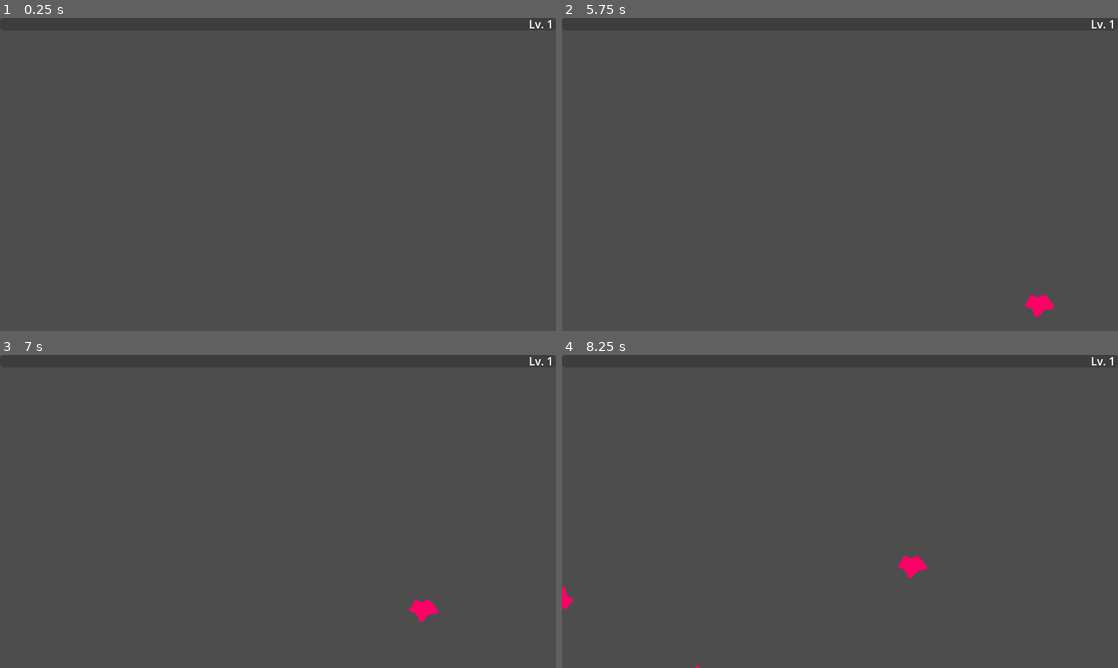
Above: before the commit, frames 1-4 (two rows, left to right).
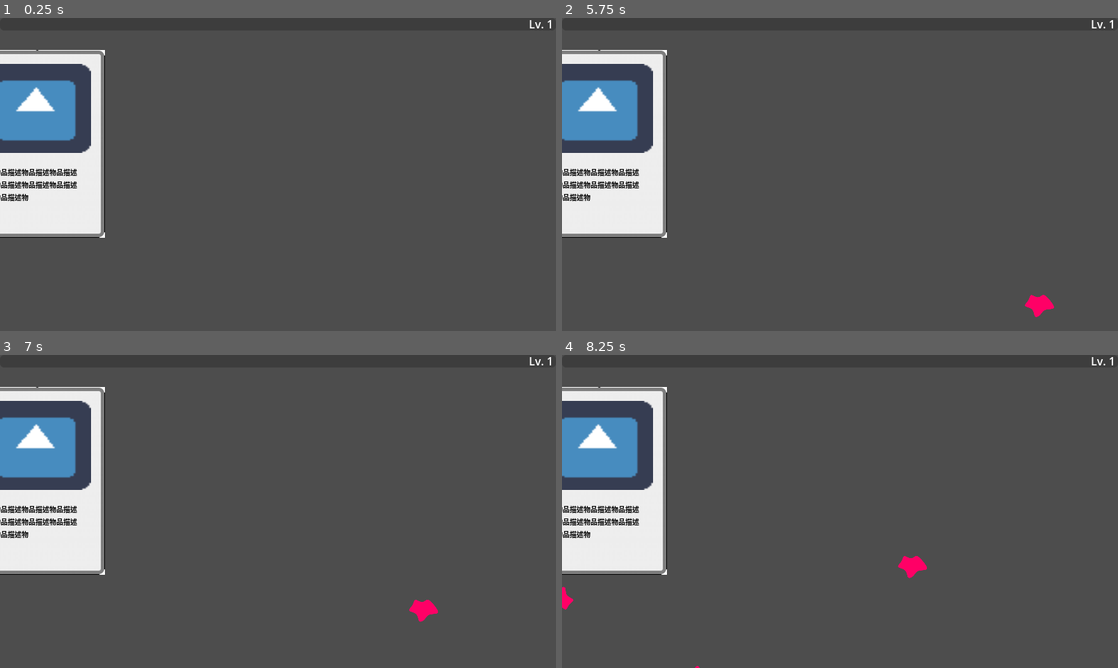
Above: after the commit, the same moments.

Repository: storyoftime66/ColorSurvivor
Game: Godot game, scene res://Levels/Main.tscn
Same seed, same stepped clock (60 frames per second), same inputs: the game is played once before the commit and once after it. The engine's default icon, where the game draws it, is replaced by a stand-in: a white triangle on a blue panel in a dark square.
Inputs:
- Up to frame 1 (0.25 s): no input
- Up to frame 2 (5.75 s): tap Enter at 0.5, 2, 3.5 s; hold D (move_right) 0.53-1.28 s; tap Space at 1.25, 2.75, 4.25 s; hold S (move_down) 1.28-2.03 s; hold D (move_right) 2.03-2.78 s; hold W (move_up) 2.78-3.53 s; hold A (move_left) 3.53-5.03 s; hold S (move_down) from 5.03 s (still down)
- Up to frame 3 (7 s): release S (move_down) at 5.78 s; hold D (move_right) 5.78-6.53 s; hold W (move_up) from 6.53 s (still down)
- Up to frame 4 (8.25 s): release W (move_up) at 7.28 s; hold D (move_right) 7.28-8.03 s; hold S (move_down) from 8.03 s (still down)

The runs differ from the first frame. In frame 1, 9.3% of the frame differs, in the area x 0-19%, y 10-71%; in frame 2, 9.3%; in frame 3, 9.3%; in frame 4, 9.3%.
Error in both runs: Compile Error: Identifier not found: velocity (res://characters/player/player_character.gd:73)

Commit message:
道具显示控件

Diff:
--- a/Levels/Main.gd
+++ b/Levels/Main.gd
@@ -1,9 +1,28 @@
 extends Node
 
+var scene = preload("res://weapons/fuel_drop/fuel_drop.tscn")
+var comp_scene = preload("res://weapon_components/damage_area_indicator_component/damage_area_indicator_component.tscn")
+var base_comp_scene = preload("res://weapon_components/damage_area_indicator_component/circle_area_indicator.tscn")
+var null_scene: PackedScene
+var gd_scene = preload("res://characters/enemies/base_enemy.gd")
 
 # Called when the node enters the scene tree for the first time.
 func _ready():
-	pass
+	var state = scene.get_state()
+	print(scene)
+	print(comp_scene)
+	print(gd_scene)
+
+	print(state.get_node_count())
+
+	print(state.get_node_name(0))
+	print(state.get_node_instance(0))
+
+	print(state.get_node_name(1))
+	print(state.get_node_instance(1))
+
+	print(state.get_node_instance(1) == comp_scene)
+	print(null_scene == null)
 
 
 # Called every frame. 'delta' is the elapsed time since the previous frame.
--- a/Levels/Main.tscn
+++ b/Levels/Main.tscn
@@ -1,6 +1,13 @@
-[gd_scene load_steps=2 format=3 uid="uid://3lhqg1jspg33"]
+[gd_scene load_steps=3 format=3 uid="uid://3lhqg1jspg33"]
 
+[ext_resource type="PackedScene" uid="uid://ck2ns46k4s741" path="res://ui/gameplay/item_tile.tscn" id="2_rxtjq"]
 [ext_resource type="Script" path="res://Levels/Main.gd" id="3"]
 
 [node name="Main" type="Node"]
 script = ExtResource("3")
+
+[node name="ItemTile" parent="." instance=ExtResource("2_rxtjq")]
+offset_left = -449.0
+offset_top = -179.0
+offset_right = -249.0
+offset_bottom = 91.0
--- /dev/null
+++ b/ui/gameplay/item_tile.gd
@@ -0,0 +1,41 @@
+class_name ItemTile extends Control
+
+
+# item_comp_scene，用于判断PackedScene中节点的类型
+const item_comp_scene := preload("res://weapon_components/item_component/item_component.tscn")
+
+@export var item_scene : PackedScene : ## 包含ItemComponent节点的场景
+	set = set_item_scene
+
+@onready var icon := $Margin/VBox/Icon as TextureRect
+@onready var description := $Margin/VBox/DescriptionMargin/Scroll/Description as Label
+
+func _ready():
+	update_style()
+
+
+func set_item_scene(value: PackedScene):
+	if item_scene != value:
+		item_scene = value
+		update_style()
+
+
+func update_style():
+	if item_scene == null:
+		return
+
+	var state = item_scene.get_state()
+	for node_idx in range(state.get_node_count()):
+		if state.get_node_instance(node_idx) != item_comp_scene:
+			continue
+
+		# 读取item_component节点的默认值
+		for prop_idx in range(state.get_node_property_count(node_idx)):
+			match state.get_node_property_name(node_idx, prop_idx):
+				"item_name":
+					pass
+				"item_icon":
+					pass
+				"description":
+					pass
+		break
--- a/ui/gameplay/item_tile.tscn
+++ b/ui/gameplay/item_tile.tscn
@@ -1,38 +1,77 @@
-[gd_scene load_steps=2 format=3 uid="uid://ck2ns46k4s741"]
+[gd_scene load_steps=4 format=3 uid="uid://ck2ns46k4s741"]
 
+[ext_resource type="Texture2D" uid="uid://drb0gjga6lp31" path="res://ui/gameplay/nine_patch_dev.png" id="1_exqol"]
 [ext_resource type="Texture2D" uid="uid://ohnrcoo1emvj" path="res://icon.png" id="1_lxy0k"]
+[ext_resource type="Script" path="res://ui/gameplay/item_tile.gd" id="1_x8g1k"]
 
 [node name="ItemTile" type="Control"]
+custom_minimum_size = Vector2(200, 270)
 layout_mode = 3
-anchors_preset = 0
-offset_right = 200.0
-offset_bottom = 270.0
+anchors_preset = 8
+anchor_left = 0.5
+anchor_top = 0.5
+anchor_right = 0.5
+anchor_bottom = 0.5
+offset_left = -100.0
+offset_top = -135.0
+offset_right = 100.0
+offset_bottom = 135.0
+grow_horizontal = 2
+grow_vertical = 2
+script = ExtResource("1_x8g1k")
 
-[node name="MarginContainer" type="MarginContainer" parent="."]
+[node name="Background" type="NinePatchRect" parent="."]
 layout_mode = 1
 anchors_preset = 15
 anchor_right = 1.0
 anchor_bottom = 1.0
 grow_horizontal = 2
 grow_vertical = 2
+texture = ExtResource("1_exqol")
+patch_margin_left = 14
+patch_margin_top = 13
+patch_margin_right = 16
+patch_margin_bottom = 13
 
-[node name="VBoxContainer" type="VBoxContainer" parent="MarginContainer"]
+[node name="Margin" type="MarginContainer" parent="."]
+layout_mode = 1
+anchors_preset = 15
+anchor_right = 1.0
+anchor_bottom = 1.0
+grow_horizontal = 2
+grow_vertical = 2
+theme_override_constants/margin_left = 20
+theme_override_constants/margin_top = 20
+theme_override_constants/margin_right = 20
+theme_override_constants/margin_bottom = 20
+
+[node name="VBox" type="VBoxContainer" parent="Margin"]
 layout_mode = 2
+theme_override_constants/separation = 10
 
-[node name="ItemIcon" type="TextureRect" parent="MarginContainer/VBoxContainer"]
+[node name="Icon" type="TextureRect" parent="Margin/VBox"]
+custom_minimum_size = Vector2(160, 128)
 layout_mode = 2
 texture = ExtResource("1_lxy0k")
-stretch_mode = 3
+expand_mode = 2
 
-[node name="ItemDescription" type="Label" parent="MarginContainer/VBoxContainer"]
+[node name="DescriptionMargin" type="MarginContainer" parent="Margin/VBox"]
 layout_mode = 2
-text = "物品描述物品描述物品描述物品描述物品描述物品描述物品描述物品描述物品描述物品
-"
+size_flags_vertical = 3
+theme_override_constants/margin_left = 20
+theme_override_constants/margin_top = 10
+theme_override_constants/margin_right = 20
+
+[node name="Scroll" type="ScrollContainer" parent="Margin/VBox/DescriptionMargin"]
+layout_mode = 2
+size_flags_vertical = 3
+vertical_scroll_mode = 3
+
+[node name="Description" type="Label" parent="Margin/VBox/DescriptionMargin/Scroll"]
+layout_mode = 2
+size_flags_horizontal = 3
+size_flags_vertical = 1
+theme_override_colors/font_color = Color(0, 0, 0, 1)
+theme_override_font_sizes/font_size = 10
+text = "物品描述物品描述物品描述物品描述物品描述物品描述物品描述物"
 autowrap_mode = 3
-
-[node name="CenterContainer" type="CenterContainer" parent="MarginContainer/VBoxContainer"]
-layout_mode = 2
-
-[node name="ConfirmButton" type="Button" parent="MarginContainer/VBoxContainer/CenterContainer"]
-layout_mode = 2
-text = "确认"
--- a/ui/gameplay/obtain_item_page.tscn
+++ b/ui/gameplay/obtain_item_page.tscn
@@ -12,17 +12,19 @@
 
 [node name="HBoxContainer" type="HBoxContainer" parent="."]
 layout_mode = 1
-anchors_preset = 14
+anchors_preset = 8
+anchor_left = 0.5
 anchor_top = 0.5
-anchor_right = 1.0
+anchor_right = 0.5
 anchor_bottom = 0.5
-offset_left = 2.0
-offset_top = -156.0
-offset_right = 2.0
-offset_bottom = 114.0
+offset_left = -380.0
+offset_top = -135.0
+offset_right = 380.0
+offset_bottom = 135.0
 grow_horizontal = 2
 grow_vertical = 2
 pivot_offset = Vector2(0, 135)
+theme_override_constants/separation = 80
 
 [node name="ItemTile" parent="HBoxContainer" instance=ExtResource("1_ydqro")]
 layout_mode = 2
--- /dev/null
+++ b/weapon_components/item_component/item_component.gd
@@ -0,0 +1,7 @@
+class_name ItemComponent extends Node
+# 道具组件，拥有该组件的场景被视为“道具”。该类为纯数据类
+
+
+@export var item_name : String
+@export var item_icon : Texture2D
+@export var description : String
--- /dev/null
+++ b/weapon_components/item_component/item_component.tscn
@@ -0,0 +1,7 @@
+[gd_scene load_steps=2 format=3 uid="uid://c4iuglwcbjtbk"]
+
+[ext_resource type="Script" path="res://weapon_components/item_component/item_component.gd" id="1_jk5f7"]
+
+[node name="ItemComponent" type="Node"]
+editor_description = "拥有该组件的场景被视为一个“道具”，可被item_tile获取以显示信息。"
+script = ExtResource("1_jk5f7")
--- a/weapons/base_weapon.gd
+++ b/weapons/base_weapon.gd
@@ -20,9 +20,9 @@
 # 连续射击时的射击间隔，通常为常数
 var shooting_interval: float = 0.05
 
-# 武器基本属性，类型: Dictionary[str, Attribute]
+# 武器基础属性，类型: Dictionary[str, Attribute]
 var weapon_attributes: Dictionary = {}
-# 经过角色增益后的武器属性
+# 经过增益后的武器属性
 var attributes: Dictionary = {}
 
 # 武器状态
--- a/weapons/onion/onion.tscn
+++ b/weapons/onion/onion.tscn
@@ -1,14 +1,14 @@
-[gd_scene load_steps=5 format=2]
+[gd_scene load_steps=5 format=3 uid="uid://cx0433o6qvm41"]
 
-[ext_resource path="res://weapons/base_weapon.tscn" type="PackedScene" id=1]
-[ext_resource path="res://weapons/onion/onion.svg" type="Texture2D" id=2]
-[ext_resource path="res://weapons/onion/Onion.gd" type="Script" id=3]
+[ext_resource type="PackedScene" uid="uid://ce578vgimeu1f" path="res://weapons/base_weapon.tscn" id="1"]
+[ext_resource type="Texture2D" uid="uid://bef4phbs5larr" path="res://weapons/onion/onion.svg" id="2"]
+[ext_resource type="Script" path="res://weapons/onion/Onion.gd" id="3"]
 
-[sub_resource type="CircleShape2D" id=1]
+[sub_resource type="CircleShape2D" id="1"]
 radius = 50.0
 
-[node name="Onion" instance=ExtResource( 1 )]
-script = ExtResource( 3 )
+[node name="Onion" instance=ExtResource("1")]
+script = ExtResource("3")
 damage = 2.0
 cooldown = 0.25
 impact = 100.0
@@ -20,12 +20,12 @@
 collision_layer = 0
 
 [node name="CollisionShape2D" type="CollisionShape2D" parent="DamageArea" index="0"]
-shape = SubResource( 1 )
+shape = SubResource("1")
 
 [node name="Sprite2D" type="Sprite2D" parent="." index="3"]
-self_modulate = Color( 1, 1, 1, 0.156863 )
-scale = Vector2( 0.565, 0.565 )
-texture = ExtResource( 2 )
+self_modulate = Color(1, 1, 1, 0.156863)
+scale = Vector2(0.565, 0.565)
+texture = ExtResource("2")
 
 [connection signal="body_entered" from="DamageArea" to="." method="_on_DamageArea_body_entered"]
 [connection signal="body_exited" from="DamageArea" to="." method="_on_DamageArea_body_exited"]
Binary file added: ui/gameplay/nine_patch_dev.png
Not shown, added: ui/gameplay/nine_patch_dev.png.import
Not shown, changed: Readme.md
